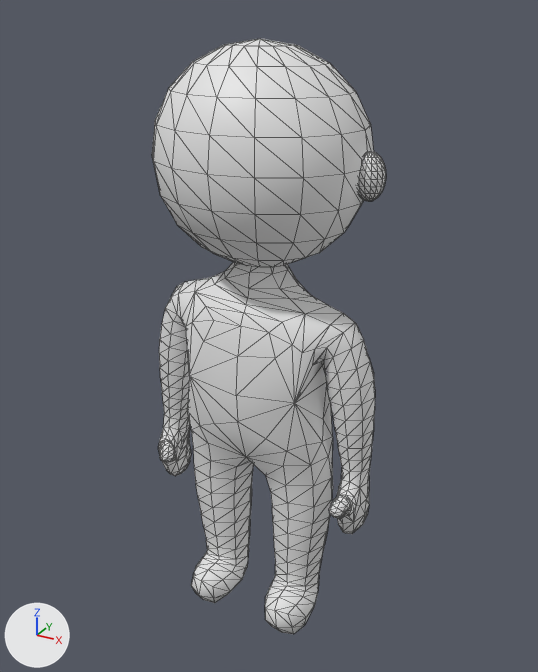
A saved change to the glTF model scripts/blender/cafe-customer-mesh-lite.glb.
Before and after are seen from a 50 mm camera at (0.573, -1.015, 1.065) aimed at (0.005, 0.017, 0.549). The lights are fixed; the arrows at lower left show +X, +Y and +Z. The picture after the commit comes second. Mesh edges are drawn as thin lines. Vertices at exactly the same position are counted once.

Script lines for the objects in view, before the commit:
```python
me_mannequinbody = bpy.data.meshes.new('MannequinBody')
me_mannequinbody.from_pydata(...)  # 1112 vertices, 2208 faces; spans x -0.211..0.211, y -0.15..0.15, z 0.002..1.025
ob_mannequinbody = bpy.data.objects.new('MannequinBody', me_mannequinbody)
ob_mannequinbody.location = (0.0, 0.0, 0.0)
```
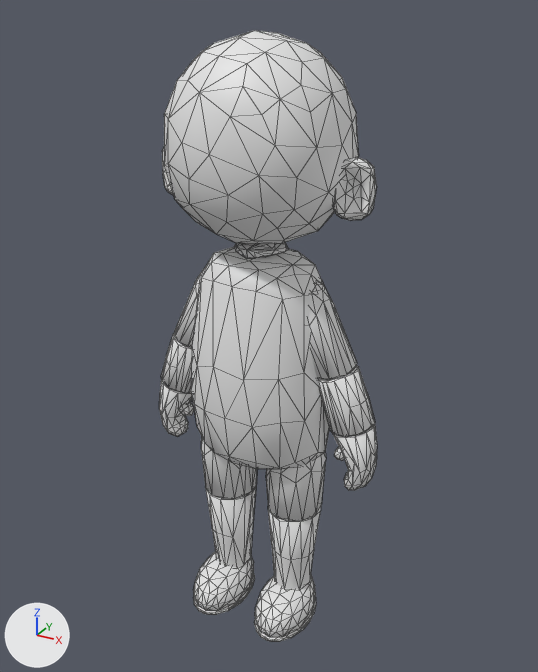
Edits to the bpy script that builds the scene:
```text
Change me_mannequinbody:
    used by ob_mannequinbody; location = (0.0, 0.0, 0.0)
    remove me_mannequinbody.from_pydata(...)  # 1112 vertices, 2208 faces; spans x -0.211..0.211, y -0.15..0.15, z 0.002..1.025
    add me_mannequinbody.from_pydata(...)  # 1165 vertices, 2246 faces; spans x -0.218..0.218, y -0.139..0.139, z 0.002..1.036
    me_mannequinbody part 1: the loose piece of 674 vertices spanning x -0.211..0.211, y -0.1..0.079, z 0.002..0.709 is rebuilt with 98 vertices and now spans x -0.128..0.127, y -0.105..0.095, z 0.327..0.708
    me_mannequinbody part 2: the loose piece of 146 vertices spanning x -0.178..0.178, y -0.15..0.15, z 0.685..1.025 is rebuilt with 117 vertices and now spans x -0.15..0.148, y -0.139..0.139, z 0.722..1.036
    me_mannequinbody part 3: the loose piece of 146 vertices spanning x 0.156..0.204, y -0.02..0.02, z 0.807..0.879 is deleted
    me_mannequinbody part 4: 950 vertices added at x -0.218..0.218, y -0.113..0.056, z 0.002..0.868
    other edits to the shape of me_mannequinbody do not show in these pictures
```

Pixel boxes [x1, y1, x2, y2] of what changed, in the pictures (538 x 672 px):
'MannequinBody', reshaped (7% narrower): before [152, 39, 386, 634]; after [159, 30, 377, 642]
part 1 of me_mannequinbody, rebuilt (36% narrower, 40% shorter): before [158, 262, 375, 634]; after [191, 247, 330, 469]
part 2 of me_mannequinbody, rebuilt (12% narrower, 6% shorter): before [152, 39, 374, 267]; after [164, 30, 359, 244]
part 3 of me_mannequinbody, deleted: before [358, 151, 386, 201]
part 4 of me_mannequinbody, added: after [159, 148, 377, 642]
